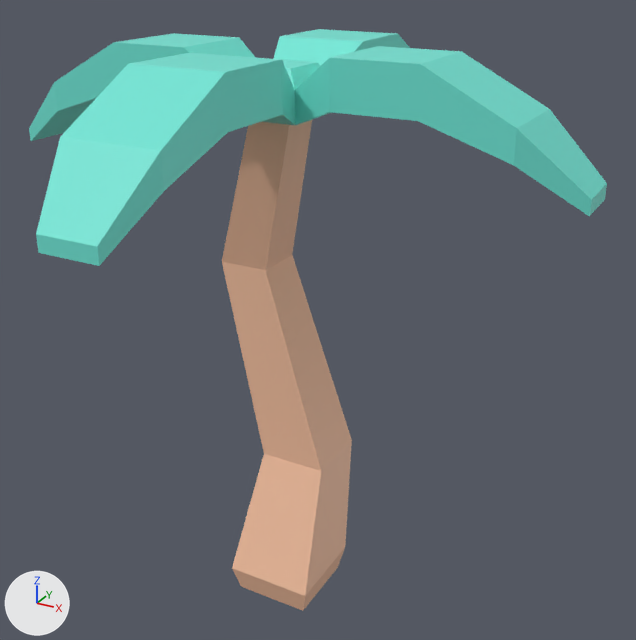
The glTF model assets/models/kit/nature_tree_palmShort.glb: old version first, new version second.
The view is the same before and after, from a camera (50 mm lens) standing at (0.755, -1.252, 1.172) and looking at (0.042, 0.043, 0.524). The axes (+X, +Y, +Z) are drawn at lower left. The lights are the same throughout. The picture after the commit comes second. Vertices at exactly the same position are counted once.

The older version as bpy lines, for what is in view:
```python
me_mesh_tree_palmshort = bpy.data.meshes.new('Mesh tree_palmShort')
me_mesh_tree_palmshort.from_pydata(...)  # 96 vertices, 190 faces; spans x -0.517..0.517, y -0.52..0.515, z -0.05..1.006
me_mesh_tree_palmshort.materials.append(mat_defaultmaterial)
ob_nature_tree_palmshort = bpy.data.objects.new('nature_tree_palmShort', me_mesh_tree_palmshort)
ob_nature_tree_palmshort.location = (0.0, 0.0, 0.0)
```
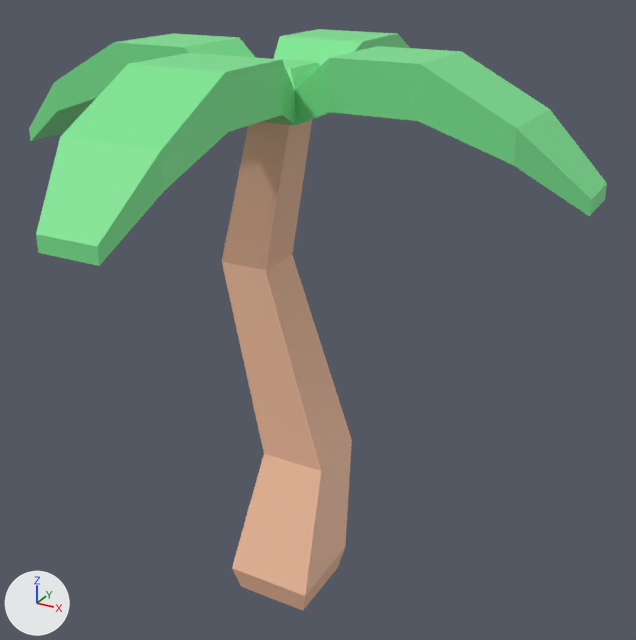
Where the change shows, as pixel boxes [x1, y1, x2, y2] in the pictures (636 x 640 px):
part 1 of me_mesh_tree_palmshort, recoloured (cyan to green)
    both: [29, 29, 607, 266]

What the commit changed:
me_mesh_tree_palmshort has 96 vertices, 190 faces and spans x -0.517..0.517, y -0.52..0.515, z -0.05..1.006.
me_mesh_tree_palmshort is used by ob_nature_tree_palmshort; location (0.0, 0.0, 0.0).
me_mesh_tree_palmshort part 1: 156 faces centred in x -0.517..0.517, y -0.52..0.515, z 0.821..1.006 are repainted in the vertex colours; the middle colour goes from cyan #70e6d6 to green #7ce691.
